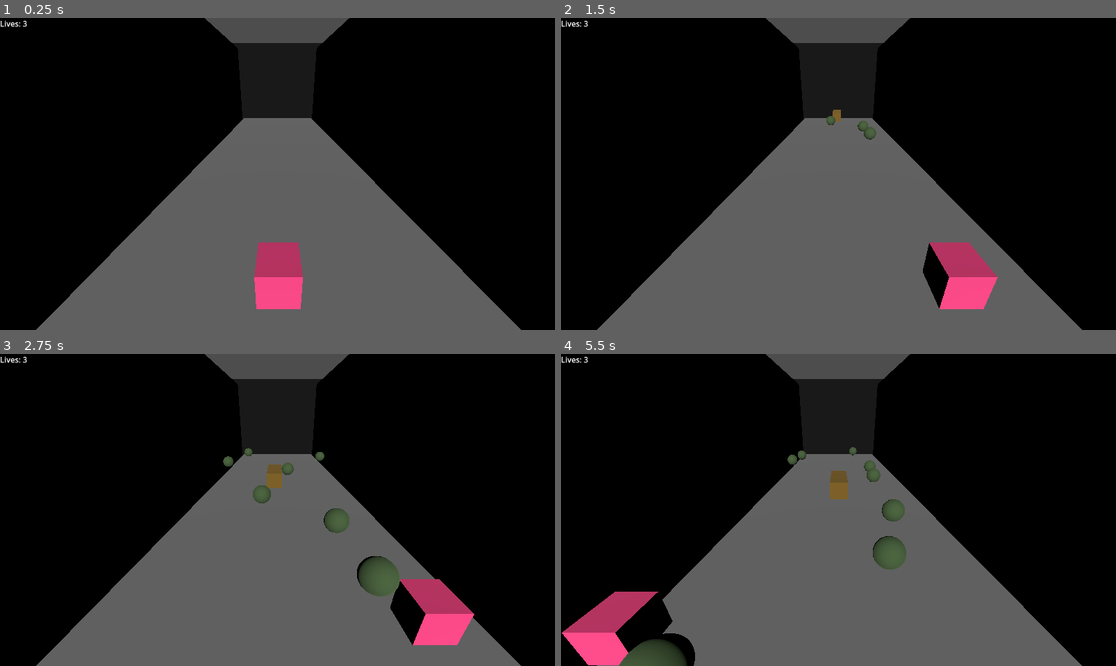
Above: before the commit, frames 1-4 (two rows, left to right).
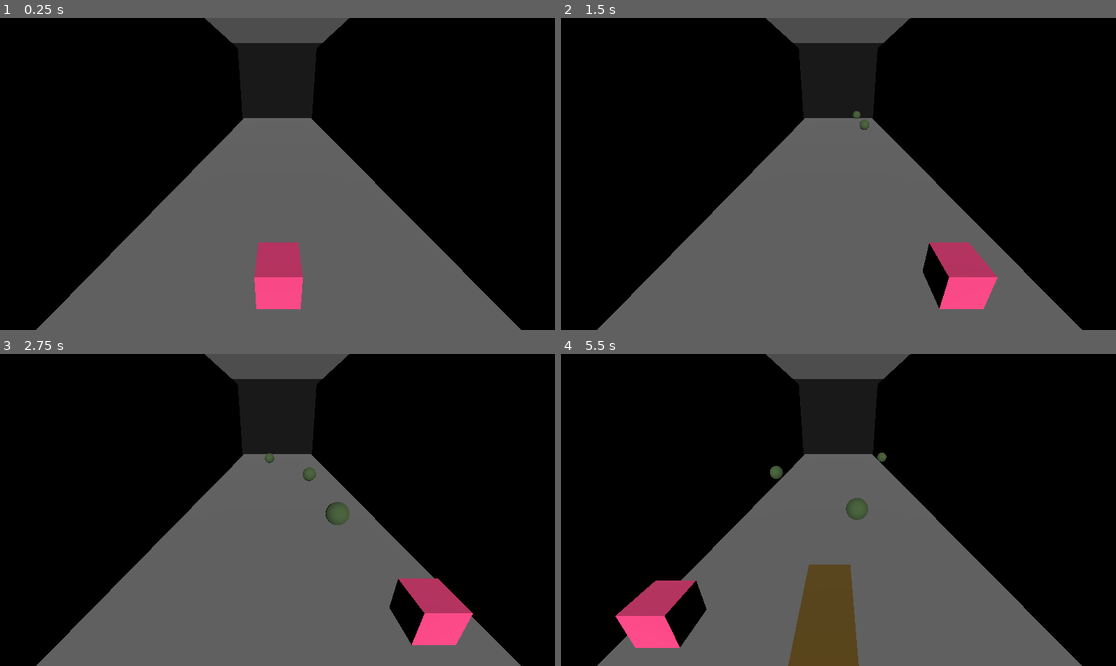
Above: after the commit, the same moments.

Repository: DoggyRuff6132/codedaylawinter2024
Game: Godot game, scene res://base_scene.tscn
Two runs of this game, one before a commit and one after it. Both use one fixed random seed, a clock stepped at 60 frames per second and the inputs below.
Inputs:
- Up to frame 1 (0.25 s): no input
- Up to frame 2 (1.5 s): hold D (Right) 0.53-1.28 s; tap S (Slide) at 0.6, 1.35 s; tap W (Jump) at 0.77 s; hold A (Left) from 1.28 s (still down)
- Up to frame 3 (2.75 s): tap W (Jump) at 1.52 s; release A (Left) at 2.03 s; hold D (Right) from 2.03 s (still down); tap S (Slide) at 2.1 s
- Up to frame 4 (5.5 s): tap S (Slide) every 0.75 s from 2.85 to 5.1 s; tap W (Jump) at 3.02, 3.77, 4.52 s; release D (Right) at 3.53 s; hold A (Left) from 3.53 s (still down)

The runs differ from the first frame. In frame 1, less than 0.1% of the frame differs, in the area x 0-5%, y 0-3%; in frame 2, 0.3%; in frame 3, 1.8%; in frame 4, 9.8%, in the area x 0-63%, y 0-100%.

Commit message:
Revert "life count"
This reverts commit 9ad076c68d0283dd875777c66f5d2211039ef3a0.

Diff:
--- a/CodeDayLA2024/Player.gd
+++ b/CodeDayLA2024/Player.gd
@@ -7,9 +7,6 @@
 # Get the gravity from the project settings to be synced with RigidBody nodes.
 var gravity = ProjectSettings.get_setting("physics/3d/default_gravity")
 var lifecount=3
-
-func _ready():
-	_updateLifeCounter()
 
 func _physics_process(delta):
 	# Add the gravity.
@@ -40,7 +37,7 @@
 	move_and_slide()
 
 func gameover():
-	$GameOverLabel.set_text("Game Over")
+	$Label.set_text("Game Over")
 
 	$Health.Die()
 	position.y= -1
@@ -48,7 +45,3 @@
 	print("resapwning!")
 	position.z = -1
 	lifecount-=1
-	_updateLifeCounter()
-
-func _updateLifeCounter():
-	$LifeCounter.set_text("Lives: " + str(lifecount))
--- a/CodeDayLA2024/Player.tscn
+++ b/CodeDayLA2024/Player.tscn
@@ -34,7 +34,7 @@
 [node name="MeshInstance3D" type="MeshInstance3D" parent="."]
 mesh = SubResource("BoxMesh_ltiep")
 
-[node name="GameOverLabel" type="Label" parent="."]
+[node name="Label" type="Label" parent="."]
 offset_left = 480.0
 offset_top = 320.0
 offset_right = 567.0
@@ -44,7 +44,3 @@
 theme_type_variation = &"HeaderLarge"
 text = "
 "
-
-[node name="LifeCounter" type="Label" parent="."]
-offset_right = 40.0
-offset_bottom = 23.0
--- a/CodeDayLA2024/base_scene.tscn
+++ b/CodeDayLA2024/base_scene.tscn
@@ -38,7 +38,7 @@
 transform = Transform3D(1, 0, 0, 0, 0.914882, 0.403721, 0, -0.403721, 0.914882, 0, 2.40261, 2.39791)
 
 [node name="Spawner" parent="." instance=ExtResource("3_a2qr7")]
-timeBetweenSpawns = 0.3
+timeBetweenSpawns = 0.7
 
 [node name="StaticBody3D2" type="StaticBody3D" parent="."]
 transform = Transform3D(-4.37114e-08, -1, 0, 1, -4.37114e-08, 0, 0, 0, 1, -5.35463, 4.068, -8.14196)
